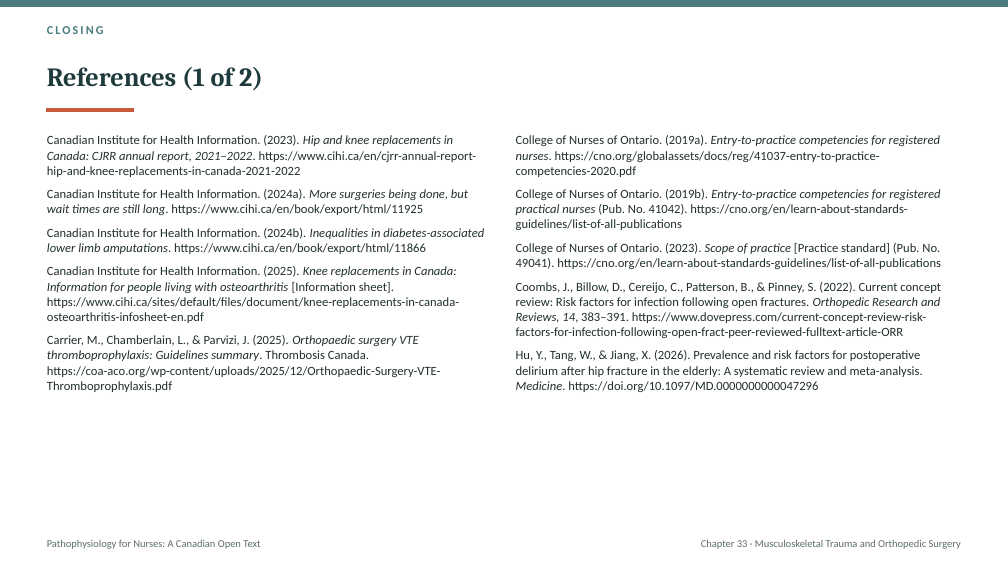
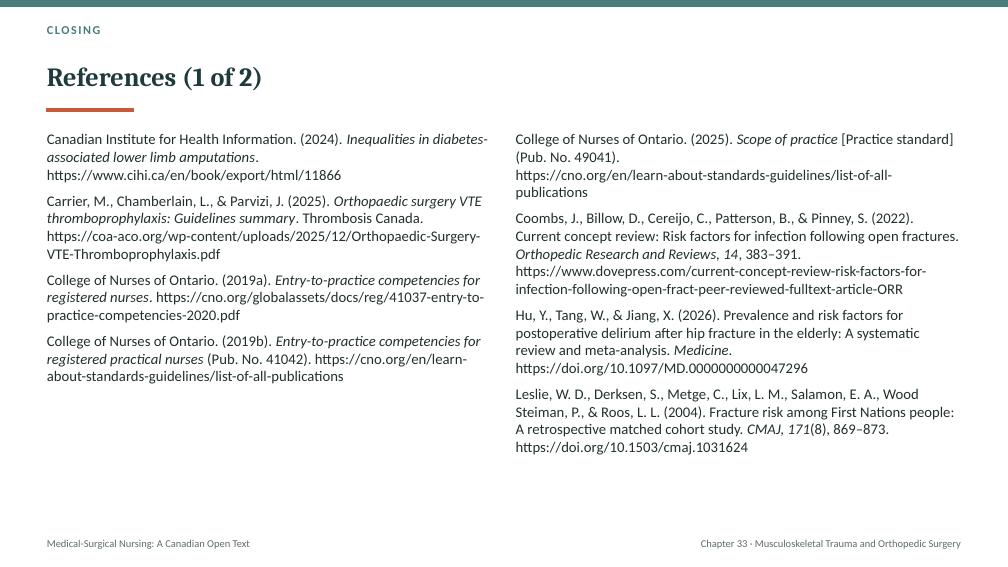
Before and after one commit to andrewleenl/opensourcenursing, a slide deck: slide 48 of Ch33_Musculoskeletal_Trauma_and_Orthopedic_Surgery_Lecture_Presentation.pptx. Drawn at 1008x567 pixels with LibreOffice and Linux fonts; fonts in the diff are those of the drawing. Boxes give left, top, right and bottom in pixels: in the first picture for what was removed or moved away, otherwise in the second. Text is boxed around its words. In the diff, an @@ line names an element or a change of style, - is before the commit and + after.

```diff
--- a/Ch33_Musculoskeletal_Trauma_and_Orthopedic_Surgery_Lecture_Presentation.pptx
+++ b/Ch33_Musculoskeletal_Trauma_and_Orthopedic_Surgery_Lecture_Presentation.pptx
@@ text "CLOSING" at (47,26,100,34): letter spacing 2 to 1.5 pt @@
@@ text at (47,133,488,183): text changed; size 12 to 14 pt @@
-Canadian Institute for Health Information. (2023). Hip and knee replacements in Canada: CJRR annual report, 2021–2022. https://www.cihi.ca/en/cjrr-annual-report-hip-and-knee-replacements-in-canada-2021-2022
-Canadian Institute for Health Information. (2024a). More surgeries being done, but wait times are still long. https://www.cihi.ca/en/book/export/html/11925
-Canadian Institute for Health Information. (2024b). Inequalities in diabetes-associated lower limb amputations. https://www.cihi.ca/en/book/export/html/11866
-Canadian Institute for Health Information. (2025). Knee replacements in Canada: Information for people living with osteoarthritis [Information sheet]. https://www.cihi.ca/sites/default/files/document/knee-replacements-in-canada-osteoarthritis-infosheet-en.pdf
+Canadian Institute for Health Information. (2024). Inequalities in diabetes-associated lower limb amputations. https://www.cihi.ca/en/book/export/html/11866
@@ text at (516,133,954,200): text changed; size 12 to 14 pt @@
-College of Nurses of Ontario. (2019a). Entry-to-practice competencies for registered nurses. https://cno.org/globalassets/docs/reg/41037-entry-to-practice-competencies-2020.pdf
-College of Nurses of Ontario. (2019b). Entry-to-practice competencies for registered practical nurses (Pub. No. 41042). https://cno.org/en/learn-about-standards-guidelines/list-of-all-publications
-College of Nurses of Ontario. (2023). Scope of practice [Practice standard] (Pub. No. 49041). https://cno.org/en/learn-about-standards-guidelines/list-of-all-publications
+College of Nurses of Ontario. (2025). Scope of practice [Practice standard] (Pub. No. 49041). https://cno.org/en/learn-about-standards-guidelines/list-of-all-publications
@@ text at (47,195,482,262): size 12 to 14 pt in "Carrier, M., Chamberlain, L., & Parvizi, J. ..." @@
@@ text at (516,212,959,376): size 12 to 14 pt in "Coombs, J., Billow, D., Cereijo, C., Patterson, ...", "Hu, Y., Tang, W., & Jiang, X. ..." @@
@@ text at (47,274,484,384): paragraphs added @@
+College of Nurses of Ontario. (2019a). Entry-to-practice competencies for registered nurses. https://cno.org/globalassets/docs/reg/41037-entry-to-practice-competencies-2020.pdf
+College of Nurses of Ontario. (2019b). Entry-to-practice competencies for registered practical nurses (Pub. No. 41042). https://cno.org/en/learn-about-standards-guidelines/list-of-all-publications
@@ text at (516,388,954,455): paragraph added @@
+Leslie, W. D., Derksen, S., Metge, C., Lix, L. M., Salamon, E. A., Wood Steiman, P., & Roos, L. L. (2004). Fracture risk among First Nations people: A retrospective matched cohort study. CMAJ, 171(8), 869–873. https://doi.org/10.1503/cmaj.1031624
@@ text at (47,539,250,549): text changed @@
-Pathophysiology for Nurses: A Canadian Open Text
+Medical-Surgical Nursing: A Canadian Open Text
```
Also in this commit, not shown: 9 other slides changed, 40 slides added, 40 slides removed, 14 other files.
